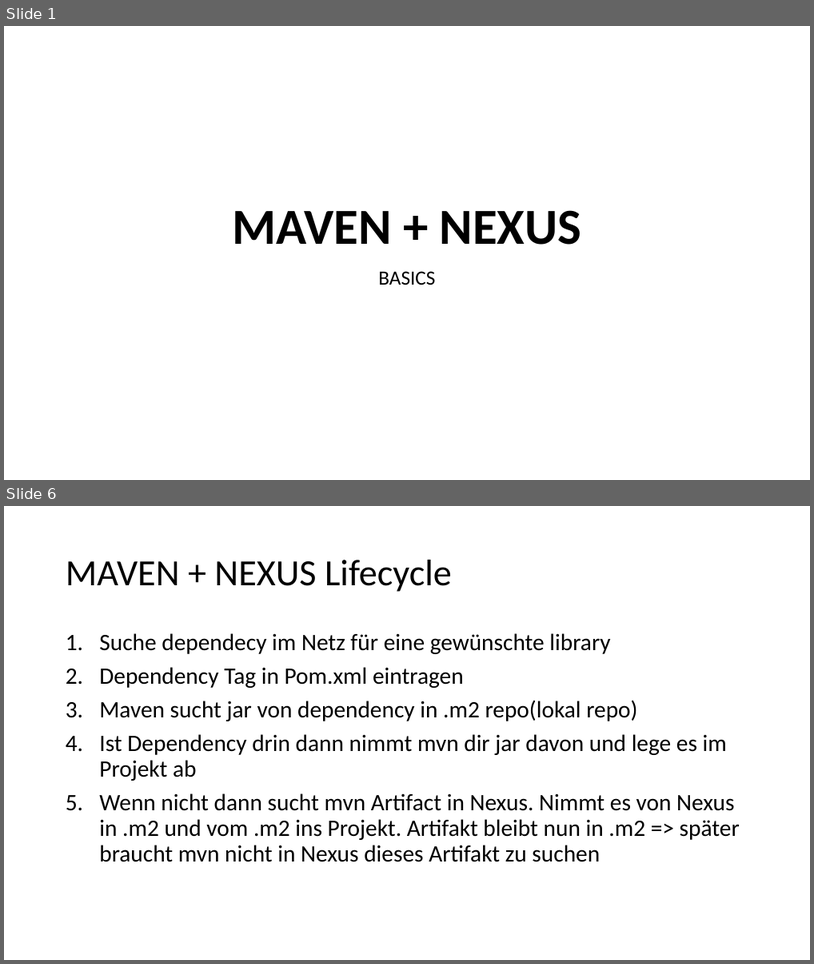
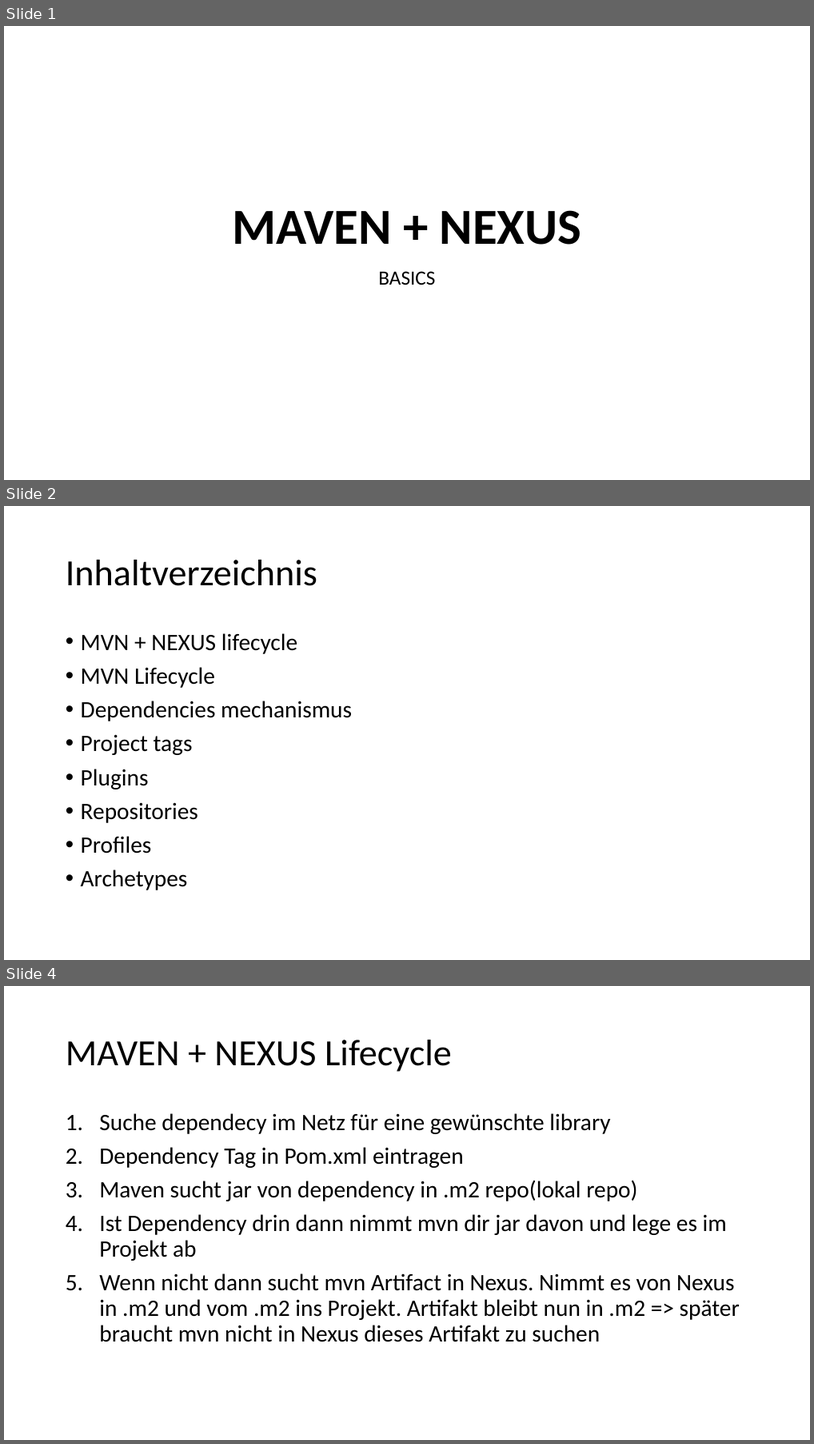
Before and after one commit to cedrica/schulung, a slide deck: MAVEN.pptx. Shown one above the other, each under a label of ours: slides 1 and 6 before the commit, slides 1, 2 and 4 after it; the slides between them are not shown. The pictures are 814x964 and 814x1444 pixels, drawn with LibreOffice and Linux fonts; fonts in the diff are those of the drawing. Boxes give left, top, right and bottom in pixels: in the first picture for what was removed or moved away, otherwise in the second. Text is boxed around its words. In the diff, an @@ line names an element or a change of style, - is before the commit and + after.

Commit message:
profile, properties und file inclusion bzw exclusion

```diff
--- a/MAVEN.pptx
+++ b/MAVEN.pptx
@@ slide 2 added at (4, 506, 810, 960), background #FFFFFF @@
@@ title added at (66, 560, 318, 586), 44 pt, text #000000 @@
+Inhaltverzeichnis
@@ text added at (81, 633, 352, 890), 28 pt, text #000000 @@
+• MVN + NEXUS lifecycle
+• MVN Lifecycle
+• Dependencies mechanismus
+• Project tags
+• Plugins
+• Repositories
+• Profiles
+• Archetypes
@@ what was slide 6 is now slide 4 @@
```
Also in this commit, not shown: 3 slides changed, 4 other slides added, 4 slides removed, 16 other files.
